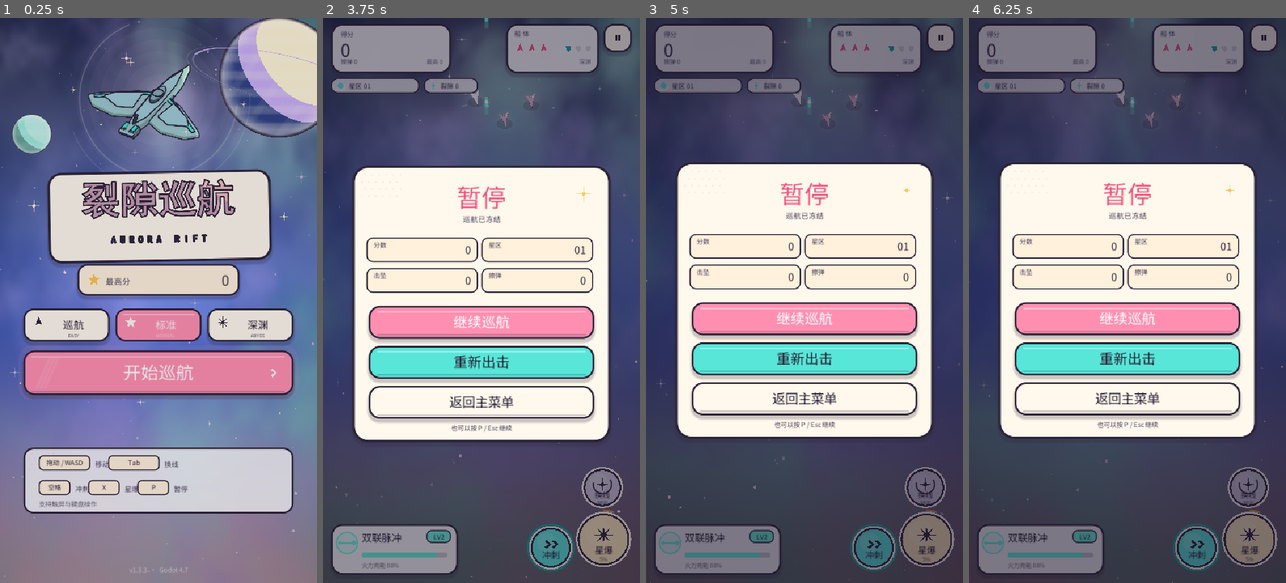
Above: before the commit, frames 1-4 (left to right).
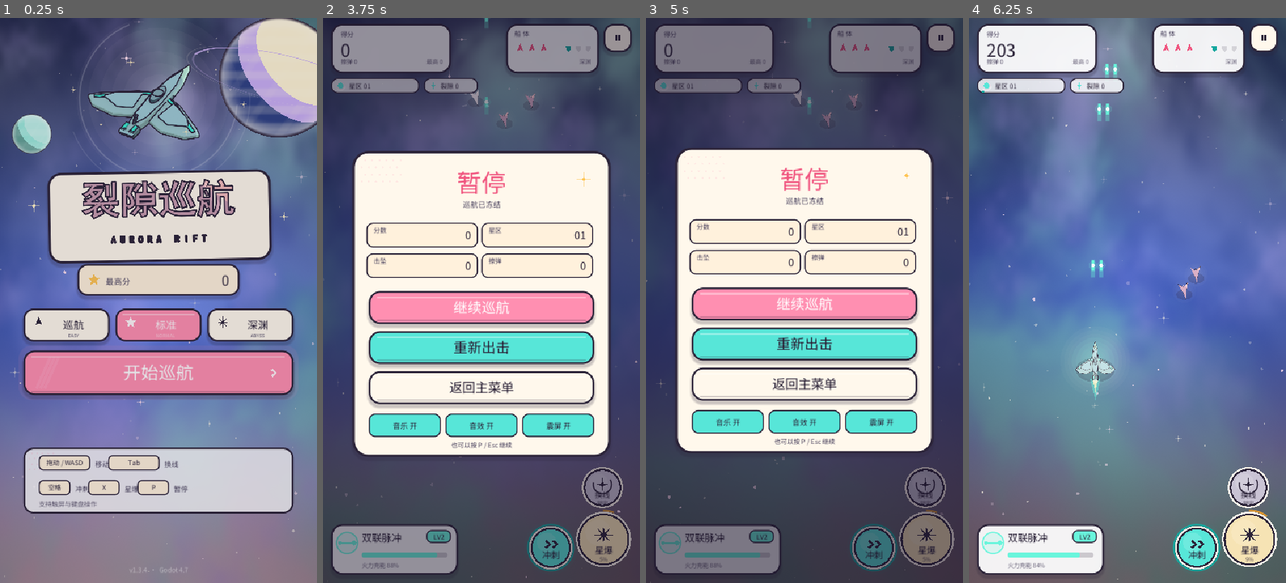
Above: after the commit, the same moments.

Repository: sctale/SpaceFighter-Godot
Game: Godot game, scene res://scenes/Main.tscn
The game is run twice, just before and just after one commit, with the same random seed, the same clock (stepped at 60 frames per second) and the same inputs.
Inputs (mouse positions are in pixels of both pictures, inside the frame that each line leads up to):
- Up to frame 1 (0.25 s): no input
- Up to frame 2 (3.75 s): tap Enter at 0.5 s; move the mouse to (551, 272) at 0.52 s; hold D 0.53-1.25 s; tap 1 at 0.6 s; click (551, 272) at 0.67 s; tap Space at 0.77 s; drag from (418, 328) to (465, 413) at 1.27 s; move the mouse to (513, 176) at 2.02 s; hold D 2.03-2.75 s; tap 3 at 2.1 s; drag from (465, 413) to (386, 215) at 2.77 s; move the mouse to (576, 385) at 3.52 s; hold A from 3.53 s (still down); tap P at 3.6 s
- Up to frame 3 (5 s): tap Space at 3.77 s; release A at 4.25 s; drag from (709, 215) to (756, 159) at 4.27 s
- Up to frame 4 (6.25 s): move the mouse to (1143, 300) at 5.02 s; hold S 5.03-5.75 s; tap X at 5.1 s; click (1143, 300) at 5.17 s; drag from (1079, 159) to (1064, 328) at 5.77 s

The runs differ from the first frame. In frame 1, less than 0.1% of the frame differs, in the area x 45-47%, y 97-98%; in frame 2, 21%; in frame 3, 21%; in frame 4, 97%, in the area x 0-100%, y 0-100%.

Commit message:
ux: Audit 走查落地——防误触二次确认 + 设置开关（v1.3.4）
- 暂停页重新出击/返回主菜单改两 tap 确认（2.5s 窗口），防误触丢进度
- 暂停页新增 音乐/音效/震屏 开关，持久化 save.cfg；Sfx/MusicPlayer enabled 门控
- 产品设计 Audit：spark-output/audit/aurora-rift.md + context/audit.json
  （Nielsen 12 维，10 findings：2 major 已修/8 minor 待排期；4 机会点）+ dashboard
- 门禁 checks=85、SELFTEST_OK n=5；真机 v1.3.4/code18 0 脚本错误

Diff:
--- a/project.godot
+++ b/project.godot
@@ -4,7 +4,7 @@
 
 [application]
 config/name="Space Fighter Godot"
-config/version="1.3.3"
+config/version="1.3.4"
 run/main_scene="res://scenes/Main.tscn"
 config/features=PackedStringArray("4.7", "GL Compatibility")
 config/icon="res://assets/icons/icon_1024.png"
--- a/scripts/main.gd
+++ b/scripts/main.gd
@@ -126,6 +126,12 @@
 var safe_left := 0.0
 var safe_right := 0.0
 var is_mobile := false
+# 设置（持久化）与破坏性操作二次确认
+var opt_music := true
+var opt_sfx := true
+var opt_shake := true
+var confirm_action := ""
+var confirm_t := 0.0
 
 # 视觉层
 var backdrop: SpaceBackdrop
@@ -307,6 +313,29 @@
 	var cfg := ConfigFile.new()
 	if cfg.load("user://save.cfg") == OK:
 		best_score = int(cfg.get_value("score", "best", 0))
+		opt_music = bool(cfg.get_value("opt", "music", true))
+		opt_sfx = bool(cfg.get_value("opt", "sfx", true))
+		opt_shake = bool(cfg.get_value("opt", "shake", true))
+	_apply_opts()
+
+
+func _save_opts() -> void:
+	var cfg := ConfigFile.new()
+	cfg.load("user://save.cfg")
+	cfg.set_value("score", "best", best_score)
+	cfg.set_value("opt", "music", opt_music)
+	cfg.set_value("opt", "sfx", opt_sfx)
+	cfg.set_value("opt", "shake", opt_shake)
+	cfg.save("user://save.cfg")
+
+
+func _apply_opts() -> void:
+	if sfx != null:
+		sfx.enabled = opt_sfx
+	if music != null:
+		music.enabled = opt_music
+		if not opt_music:
+			music.stop()
 
 
 func _save_best() -> void:
@@ -455,6 +484,11 @@
 			img.save_png(path)
 			print("SHOT_SAVED ", path)
 			get_tree().quit()
+	# 二次确认窗口倒计时（暂停时也走真实时间）
+	if confirm_t > 0.0:
+		confirm_t = maxf(0.0, confirm_t - delta)
+		if confirm_t <= 0.0:
+			confirm_action = ""
 	if in_menu:
 		return
 	if paused:
@@ -499,6 +533,8 @@
 
 
 func _add_shake(amount: float, duration := 0.24) -> void:
+	if not opt_shake:
+		return
 	shake = maxf(shake, amount)
 	shake_t = maxf(shake_t, duration)
 
@@ -1090,12 +1126,37 @@
 					Color.html("#FFD27A"), 13)
 		"resume":
 			paused = false
+			confirm_action = ""
 			if music != null:
 				music.set_paused(false)
 		"restart", "retry":
-			_start_run()
+			# 暂停中「重新出击」会丢本局进度，需二次确认；结算页重开无损失直接执行
+			if paused and action == "restart" and confirm_action != "restart":
+				confirm_action = "restart"
+				confirm_t = 2.5
+			else:
+				confirm_action = ""
+				_start_run()
 		"menu":
-			_to_menu()
+			if paused and confirm_action != "menu":
+				confirm_action = "menu"
+				confirm_t = 2.5
+			else:
+				confirm_action = ""
+				_to_menu()
+		"opt_music":
+			opt_music = not opt_music
+			_apply_opts()
+			if opt_music and music != null:
+				music.play_zone(int(zone))
+			_save_opts()
+		"opt_sfx":
+			opt_sfx = not opt_sfx
+			_apply_opts()
+			_save_opts()
+		"opt_shake":
+			opt_shake = not opt_shake
+			_save_opts()
 		_:
 			return false
 	return true
--- a/scripts/music_player.gd
+++ b/scripts/music_player.gd
@@ -11,6 +11,7 @@
 var _zone := 0
 var _fading := false
 var _cache: Dictionary = {}
+var enabled := true
 
 
 func _ready() -> void:
@@ -21,6 +22,9 @@
 
 
 func play_zone(z: int) -> void:
+	if not enabled:
+		stop()
+		return
 	z = clampi(z, 1, ZONE_COUNT)
 	if z == _zone and _player.playing:
 		return
--- a/scripts/sfx.gd
+++ b/scripts/sfx.gd
@@ -6,6 +6,7 @@
 const RATE := 22050
 
 var _players: Array[AudioStreamPlayer] = []
+var enabled := true
 var _shot: AudioStreamWAV
 var _hit: AudioStreamWAV
 var _boom: AudioStreamWAV
@@ -27,6 +28,8 @@
 
 
 func _play(stream: AudioStream) -> void:
+	if not enabled:
+		return
 	for p in _players:
 		if not p.playing:
 			p.stream = stream
--- a/scripts/ui_overlay.gd
+++ b/scripts/ui_overlay.gd
@@ -224,7 +224,7 @@
 	var k := _ease_out(_modal_t / 0.32)
 	draw_rect(Rect2(0, 0, vw, vh), Color(0.10, 0.07, 0.16, 0.55 * k))
 	var w := minf(vw - 56.0, 440.0)
-	var h := minf(vh - st - sb - 80.0, 470.0)
+	var h := minf(vh - st - sb - 80.0, 520.0)
 	var card := Rect2((vw - w) * 0.5, (vh - h) * 0.5 + (1.0 - k) * 30.0, w, h)
 	skin.panel(self, card, skin.PAPER, 26.0, skin.INK, 4.0, true)
 	skin.halftone(self, Rect2(card.position + Vector2(16, 16), Vector2(70, 46)),
@@ -246,15 +246,33 @@
 	var bw := w - 56.0
 	var bh := 56.0
 	var gap := 12.0
+	var ca: String = String(main.confirm_action)
 	pause_buttons = {
 		"resume": Rect2(card.position.x + 28.0, by, bw, bh),
 		"restart": Rect2(card.position.x + 28.0, by + bh + gap, bw, bh),
 		"menu": Rect2(card.position.x + 28.0, by + (bh + gap) * 2.0, bw, bh),
 	}
 	skin.button(self, pause_buttons["resume"], "继续巡航", skin.PINK, flash == "resume", 24, skin.WHITE)
-	skin.button(self, pause_buttons["restart"], "重新出击", skin.CYAN, flash == "restart", 24, skin.INK)
-	skin.button(self, pause_buttons["menu"], "返回主菜单", skin.PAPER, flash == "menu", 22, skin.INK)
-	skin.text_center(self, vw * 0.5, card.end.y - 20.0,
+	skin.button(self, pause_buttons["restart"],
+		"确认重新出击？" if ca == "restart" else "重新出击",
+		skin.GOLD if ca == "restart" else skin.CYAN, flash == "restart", 24, skin.INK)
+	skin.button(self, pause_buttons["menu"],
+		"确认返回主菜单？" if ca == "menu" else "返回主菜单",
+		skin.GOLD if ca == "menu" else skin.PAPER, flash == "menu", 22, skin.INK)
+	# 设置开关：音乐 / 音效 / 震屏（持久化）
+	var sy := by + (bh + gap) * 2.0 + bh + 16.0
+	var tw := (bw - 16.0) / 3.0
+	var opts := [["opt_music", "音乐", bool(main.opt_music)],
+		["opt_sfx", "音效", bool(main.opt_sfx)],
+		["opt_shake", "震屏", bool(main.opt_shake)]]
+	for i in range(3):
+		var r := Rect2(card.position.x + 28.0 + i * (tw + 8.0), sy, tw, 40.0)
+		pause_buttons[String(opts[i][0])] = r
+		var on: bool = opts[i][2]
+		skin.panel(self, r, skin.CYAN if on else skin.CREAM, 10.0, skin.INK, 2.0, false)
+		skin.text_center(self, r.position.x + r.size.x * 0.5, r.position.y + 26.0,
+			"%s %s" % [opts[i][1], "开" if on else "关"], 13, skin.INK, 0)
+	skin.text_center(self, vw * 0.5, card.end.y - 16.0,
 		"点按按钮继续" if bool(main.is_mobile) else "也可以按 P / Esc 继续", 11, skin.INK_SOFT, 0)
 
 
--- /dev/null
+++ b/spark-output/context/audit.json
@@ -0,0 +1,179 @@
+{
+  "skill": "audit",
+  "generated_at": "2026-11-10T21:44:03.487062+08:00",
+  "project_name": "裂隙巡航 Aurora Rift (Godot)",
+  "target": {
+    "type": "code",
+    "reference": "D:/V-Coding/space-fighter-godot @ v1.3.3",
+    "pages_audited": [
+      "menu",
+      "game",
+      "boss",
+      "pause",
+      "upgrade",
+      "results"
+    ]
+  },
+  "audit_framework": [
+    "Nielsen-10",
+    "responsive",
+    "performance"
+  ],
+  "findings": [
+    {
+      "id": "audit-1",
+      "heuristic": "error-prevention",
+      "severity": "major",
+      "description": "暂停页『重新出击』『返回主菜单』一点即执行，误触会直接丢掉本局进度，无二次确认。",
+      "evidence": "scripts/ui_overlay.gd _draw_pause / main.gd _handle_ui_action（v1.3.3 直接 _start_run/_to_menu）",
+      "suggestion": "改为两 tap 确认：首按变『确认重新出击？』并 2.5s 窗口，再按才执行。已在 v1.3.4 落地。",
+      "effort": "quick-win"
+    },
+    {
+      "id": "audit-2",
+      "heuristic": "flexibility",
+      "severity": "major",
+      "description": "无设置入口：音乐/音效/震屏无法关闭，对噪音敏感/晕动玩家不友好，也不持久化。",
+      "evidence": "暂停页仅 resume/restart/menu 三键（v1.3.3）",
+      "suggestion": "暂停页加 音乐/音效/震屏 三个开关并写入 user://save.cfg；已在 v1.3.4 落地。",
+      "effort": "medium"
+    },
+    {
+      "id": "audit-3",
+      "heuristic": "help-docs",
+      "severity": "minor",
+      "description": "无首局引导；擦弹/裂隙/失谐等核心机制全靠玩家自悟，菜单只有一张操作卡。",
+      "evidence": "ui_menu.gd 帮助卡仅讲按键，不讲机制",
+      "suggestion": "首局进入给 3 步轻量提示（移动/擦弹换星爆/星爆清屏），并在升级卡旁解释裂隙。",
+      "effort": "medium"
+    },
+    {
+      "id": "audit-4",
+      "heuristic": "recognition",
+      "severity": "minor",
+      "description": "Boss 预告色族（玫红=光束/紫=位移/金=投送）没有图例教学，新玩家无法把颜色与应对方式关联。",
+      "evidence": "boss.gd _tell / ui_overlay 警告横幅仅 WARNING",
+      "suggestion": "首次 Boss 战前用一行图例说明三种预告色含义。",
+      "effort": "quick-win"
+    },
+    {
+      "id": "audit-5",
+      "heuristic": "consistency",
+      "severity": "minor",
+      "description": "重开动词不统一：暂停用『重新出击』、结算用『再来一次』，同一动作两种叫法。",
+      "evidence": "ui_overlay.gd _draw_pause / _draw_results",
+      "suggestion": "统一为『重新出击』或建立文案表。",
+      "effort": "quick-win"
+    },
+    {
+      "id": "audit-6",
+      "heuristic": "real-world-match",
+      "severity": "minor",
+      "description": "『裂隙』作为升级货币首次出现时无解释，直到突破卡才隐含说明。",
+      "evidence": "ui_hud.gd 裂隙计数 / upgrade 卡",
+      "suggestion": "在 HUD 裂隙计数旁加 inline 提示或者首局浮字解释。",
+      "effort": "quick-win"
+    },
+    {
+      "id": "audit-7",
+      "heuristic": "aesthetic",
+      "severity": "minor",
+      "description": "高屏（20:9）菜单开始按钮与帮助卡之间留白偏大，视觉重心偏上。",
+      "evidence": "ui_menu.gd 布局（android_111_tall_menu 截图）",
+      "suggestion": "按视口高度弹性分配间距，帮助卡贴底。",
+      "effort": "medium"
+    },
+    {
+      "id": "audit-8",
+      "heuristic": "user-control",
+      "severity": "minor",
+      "description": "星区突破三选一不可跳过/放弃，强制选择（类型惯例，但无『暂不强化』出口）。",
+      "evidence": "ui_overlay.gd _draw_upgrade",
+      "suggestion": "保留强制（节奏需要）但增加说明『每区必选一项』降低困惑。",
+      "effort": "quick-win"
+    },
+    {
+      "id": "audit-9",
+      "heuristic": "responsive",
+      "severity": "minor",
+      "description": "仅竖屏；平板横屏会letterbox，未做横屏布局或提示。",
+      "evidence": "project.godot orientation=1",
+      "suggestion": "竖屏锁定可接受；横屏时显示『请旋转设备』提示。",
+      "effort": "medium"
+    },
+    {
+      "id": "audit-10",
+      "heuristic": "visibility",
+      "severity": "minor",
+      "description": "慢镜/打击停顿生效时无视觉提示，玩家不感知时间被拖慢，可能误判卡顿。",
+      "evidence": "main.gd hitstop/slowmo（v1.3.3 接回）",
+      "suggestion": "慢镜期间加轻微径向模糊/暗角或『子弹时间』浮字。",
+      "effort": "medium"
+    }
+  ],
+  "opportunities": [
+    {
+      "title": "防误触与玩家可控性（确认+设置）",
+      "addresses_findings": [
+        "audit-1",
+        "audit-2"
+      ],
+      "priority": "high",
+      "rationale": "两个 major 集中在 user-control/error-prevention/flexibility，直接关系丢进度与无障碍；已在 v1.3.4 落地。"
+    },
+    {
+      "title": "新手引导与机制释义",
+      "addresses_findings": [
+        "audit-3",
+        "audit-4",
+        "audit-6"
+      ],
+      "priority": "medium",
+      "rationale": "三个 minor 同属 help-docs/recognition/real-world-match，聚类为 onboarding 主题，降低首局流失。"
+    },
+    {
+      "title": "文案与术语一致性规范",
+      "addresses_findings": [
+        "audit-5",
+        "audit-6"
+      ],
+      "priority": "medium",
+      "rationale": "动词不统一+货币术语无解释，建立文案表一次解决。"
+    },
+    {
+      "title": "高屏留白与横屏提示打磨",
+      "addresses_findings": [
+        "audit-7",
+        "audit-9"
+      ],
+      "priority": "low",
+      "rationale": "responsive/aesthetic 细节包，不影响核心 loop。"
+    }
+  ],
+  "summary": {
+    "total_findings": 10,
+    "by_severity": {
+      "blocker": 0,
+      "major": 2,
+      "minor": 8
+    },
+    "by_heuristic": {
+      "error-prevention": 1,
+      "flexibility": 1,
+      "help-docs": 1,
+      "recognition": 1,
+      "consistency": 1,
+      "real-world-match": 1,
+      "aesthetic": 1,
+      "user-control": 1,
+      "responsive": 1,
+      "visibility": 1
+    },
+    "top_opportunities": [
+      "防误触与玩家可控性（确认+设置）",
+      "新手引导与机制释义",
+      "文案与术语一致性规范",
+      "高屏留白与横屏提示打磨"
+    ]
+  }
+}
Binary file added: docs/shots/godot_v134_confirm.png
Binary file added: docs/shots/godot_v134_pause.png
Not shown, changed: export_presets.cfg
Not shown, changed: CHANGELOG.md
Not shown, added: spark-output/audit/aurora-rift.md
